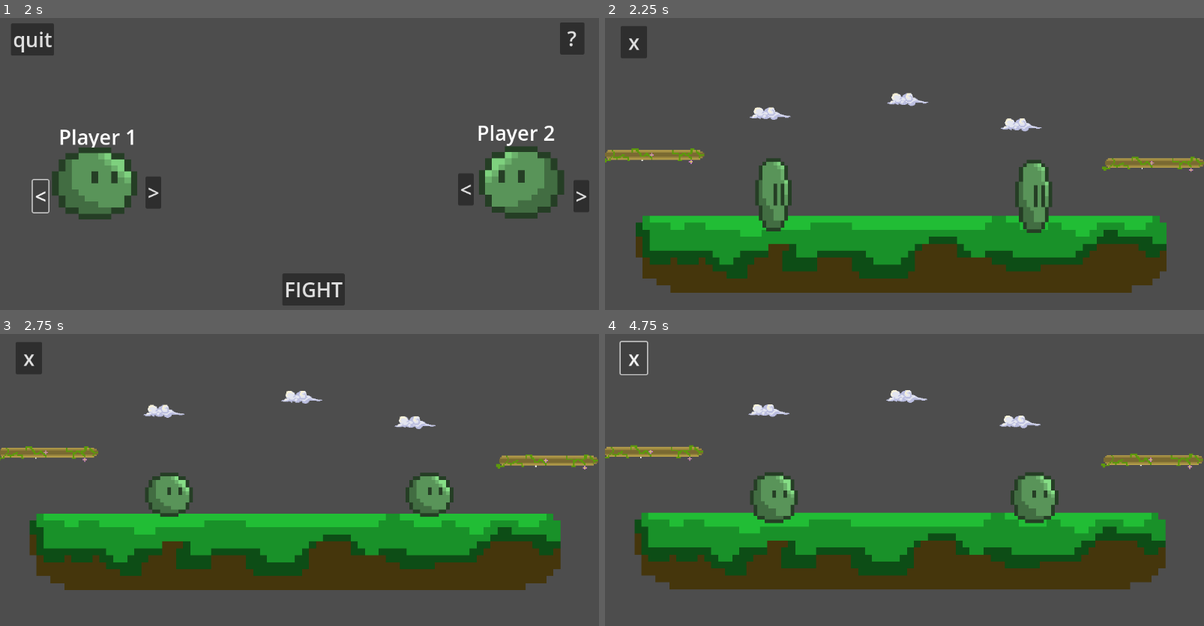
Above: before the commit, frames 1-4 (two rows, left to right).
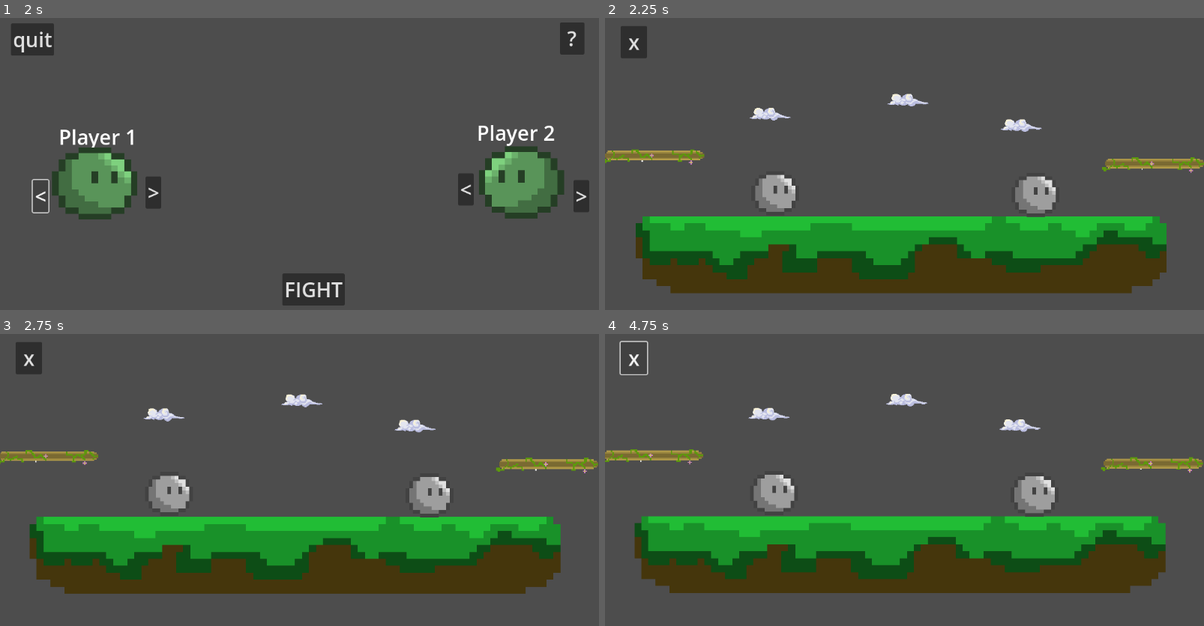
Above: after the commit, the same moments.

Repository: creepermystery/sclime
Game: Godot game, scene res://scenes/sclime.tscn
The game is run twice, just before and just after one commit, with the same random seed, the same clock (stepped at 60 frames per second) and the same inputs.
Inputs:
- Up to frame 1 (2 s): click ">" at 0.5 s; click "<" at 1.25 s
- Up to frame 2 (2.25 s): click "FIGHT" at 2 s
- Up to frame 3 (2.75 s): no input
- Up to frame 4 (4.75 s): tap Enter at 3.5 s; click "x" at 4.25 s

Frame 1 is identical in both runs. In frame 2, 4.2% of the frame differs, in the area x 0-100%, y 25-95%; in frame 3, 9.1%; in frame 4, 9.8%, in the area x 0-100%, y 19-89%.
Error after the commit: Invalid assignment of property or key 'self_modulate' with value of type 'Color' on a base object of type 'null instance'. (res://scripts/slime_movement.gd:28)

Commit message:
fixed bad naming practice

Diff:
--- a/scenes/game.tscn
+++ b/scenes/game.tscn
@@ -1,19 +1,19 @@
 [gd_scene load_steps=11 format=3 uid="uid://db7srs5qb4qwl"]
 
 [ext_resource type="Script" path="res://scripts/game.gd" id="1_5whb1"]
-[ext_resource type="PackedScene" uid="uid://db3tteaqoh33y" path="res://scenes/heavy_platform.tscn" id="2_5rxeg"]
+[ext_resource type="PackedScene" path="res://scenes/heavy_platform.tscn" id="2_5rxeg"]
 [ext_resource type="Theme" uid="uid://d2qcoenct266e" path="res://GUI/main_theme.tres" id="2_a5l1t"]
-[ext_resource type="PackedScene" uid="uid://dlwr1jjubasjo" path="res://scenes/med_platform.tscn" id="3_j36vb"]
+[ext_resource type="PackedScene" path="res://scenes/med_platform.tscn" id="3_j36vb"]
 [ext_resource type="PackedScene" uid="uid://8goy43y2udku" path="res://scenes/slime.tscn" id="4_2cr76"]
-[ext_resource type="PackedScene" uid="uid://bhjwbdvptnel2" path="res://scenes/light_platform.tscn" id="4_84tb3"]
+[ext_resource type="PackedScene" path="res://scenes/light_platform.tscn" id="4_84tb3"]
 
 [sub_resource type="WorldBoundaryShape2D" id="WorldBoundaryShape2D_2wpff"]
 
 [sub_resource type="WorldBoundaryShape2D" id="WorldBoundaryShape2D_w0pah"]
-distance = -655.0
+distance = -1273.0
 
 [sub_resource type="WorldBoundaryShape2D" id="WorldBoundaryShape2D_w0arl"]
-distance = -542.0
+distance = -2471.0
 
 [sub_resource type="WorldBoundaryShape2D" id="WorldBoundaryShape2D_845hv"]
 distance = -607.0
@@ -43,10 +43,12 @@
 
 [node name="Player1" parent="." instance=ExtResource("4_2cr76")]
 position = Vector2(-335, 693)
+scale = Vector2(1, 1)
 player = "p1"
 
 [node name="Player2" parent="." instance=ExtResource("4_2cr76")]
 position = Vector2(1529, 704)
+scale = Vector2(1, 1)
 player = "p2"
 
 [node name="Camera" type="Camera2D" parent="."]
@@ -77,17 +79,21 @@
 position = Vector2(542, 1)
 
 [node name="CollisionUp" type="CollisionShape2D" parent="BlastZone"]
+position = Vector2(29, -2276)
 rotation = 3.14159
 shape = SubResource("WorldBoundaryShape2D_2wpff")
 
 [node name="CollisionDown" type="CollisionShape2D" parent="BlastZone"]
+position = Vector2(-63, 1206)
 shape = SubResource("WorldBoundaryShape2D_w0pah")
 
 [node name="CollisionLeft" type="CollisionShape2D" parent="BlastZone"]
+position = Vector2(-1816, 0)
 rotation = 1.5708
 shape = SubResource("WorldBoundaryShape2D_w0arl")
 
 [node name="CollisionRight" type="CollisionShape2D" parent="BlastZone"]
+position = Vector2(4749, 0)
 rotation = 4.71239
 shape = SubResource("WorldBoundaryShape2D_845hv")
 
--- a/scenes/slime.tscn
+++ b/scenes/slime.tscn
@@ -249,24 +249,25 @@
 
 [node name="Aura" type="Sprite2D" parent="."]
 
-[node name="slime-texture" type="AnimatedSprite2D" parent="."]
+[node name="SlimeTexture" type="AnimatedSprite2D" parent="."]
 unique_name_in_owner = true
 texture_filter = 1
 position = Vector2(-1, -1)
 scale = Vector2(1.75, 1.75)
 sprite_frames = SubResource("SpriteFrames_b8xge")
-
-[node name="slime-hitbox-default" type="CollisionShape2D" parent="."]
+animation = &"slime-dash"
+
+[node name="SlimeHitboxDefault" type="CollisionShape2D" parent="."]
 position = Vector2(0, -1)
 shape = SubResource("CircleShape2D_7t57o")
 
-[node name="slime-hitbox-ducked" type="CollisionShape2D" parent="."]
+[node name="SlimeHitboxDucked" type="CollisionShape2D" parent="."]
 position = Vector2(0, 5)
 rotation = 1.5708
 shape = SubResource("CapsuleShape2D_qnnqq")
 disabled = true
 
-[node name="slime-hitbox-fall" type="CollisionShape2D" parent="."]
+[node name="SlimeHitboxFall" type="CollisionShape2D" parent="."]
 position = Vector2(0, -10)
 shape = SubResource("CapsuleShape2D_rktqs")
 disabled = true
--- a/scripts/slime_movement.gd
+++ b/scripts/slime_movement.gd
@@ -5,9 +5,9 @@
 
 @onready var texture: AnimatedSprite2D = %"slime-texture"
 
-@onready var default_hitbox: CollisionShape2D = get_node("slime-hitbox-default")
-@onready var ducked_hitbox: CollisionShape2D = get_node("slime-hitbox-ducked")
-@onready var fall_hitbox: CollisionShape2D = get_node("slime-hitbox-fall")
+@onready var default_hitbox: CollisionShape2D = get_node("SlimeHitboxDefault")
+@onready var ducked_hitbox: CollisionShape2D = get_node("SlimeHitboxDucked")
+@onready var fall_hitbox: CollisionShape2D = get_node("SlimeHitboxFall")
 
 const SPEED = 700.0
 const DASH_SPEED = 600.0
@@ -30,7 +30,7 @@
 func _ready() -> void:
 	size = size
 
-func _process(delta: float) -> void:
+func _process(_delta: float) -> void:
 	if Input.is_action_pressed(player + "_dash"):
 		current_state = State.dash
 		texture.play("slime-dash")
